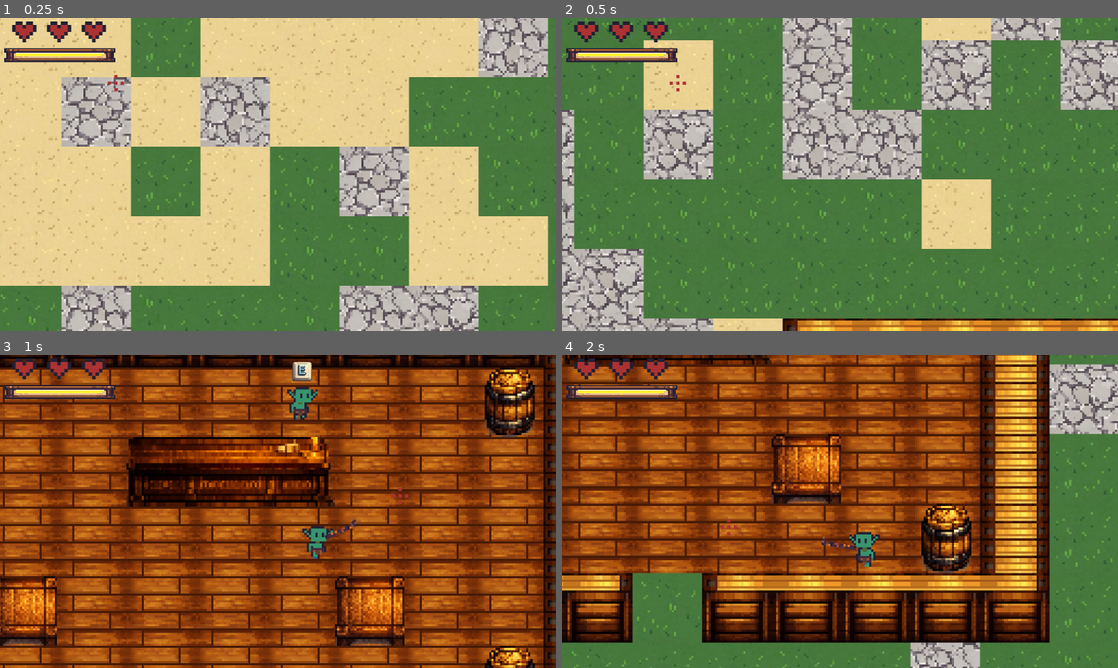
Above: before the commit, frames 1-4 (two rows, left to right).
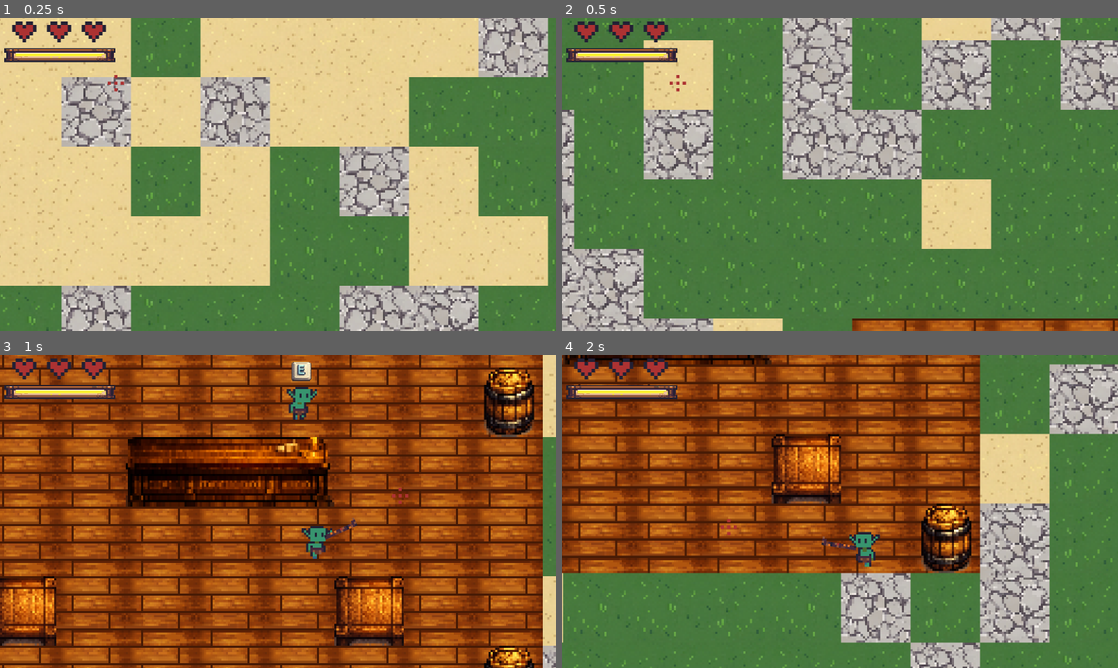
Above: after the commit, the same moments.

Repository: futurediffusion/nuclear-sand-box
Game: Godot game, scene res://scenes/main.tscn
Two runs of this game, one before a commit and one after it. Both use one fixed random seed, a clock stepped at 60 frames per second and the inputs below. This scene is started directly instead of the project's main scene. Sound files missing from this copy of the repository are replaced by a short silence.
Inputs (mouse positions are in pixels of both pictures, inside the frame that each line leads up to):
- Up to frame 1 (0.25 s): no input
- Up to frame 2 (0.5 s): no input
- Up to frame 3 (1 s): tap Enter at 0.5 s; move the mouse to (400, 495) at 0.52 s; hold Right (move_right) from 0.53 s (still down); click (400, 495) at 0.6 s
- Up to frame 4 (2 s): move the mouse to (728, 527) at 1.27 s; release Right (move_right) at 1.28 s; hold Down (move_down) from 1.28 s (still down); right-click (728, 527) at 1.35 s

Frame 1 is identical in both runs. In frame 2, 2.0% of the frame differs, in the area x 39-100%, y 96-100%; in frame 3, 12%; in frame 4, 26%, in the area x 0-88%, y 0-92%.
Error after the commit: Cannot call method 'set_cells_terrain_connect' on a null value. (res://scripts/world/TilePainter.gd:19)

Commit message:
Implement GPU wall occlusion strips with StructureWallsMap

Diff:
--- a/scripts/components/WallOcclusionComponent.gd
+++ b/scripts/components/WallOcclusionComponent.gd
@@ -23,6 +23,7 @@
 	pass
 
 func physics_tick(delta: float) -> void:
+	return  # DESHABILITADO — reemplazado por OcclusionStripBuilder + shader GPU
 	if player == null:
 		push_warning("[WallOcclusion] Player missing in physics_tick")
 		return
--- a/scripts/gameplay/player.gd
+++ b/scripts/gameplay/player.gd
@@ -156,12 +156,12 @@
 		block_component.setup(self)
 	else:
 		push_warning("[Player] Missing BlockComponent")
-	if wall_occlusion_component != null:
-		wall_occlusion_component.setup(self)
-		if Debug.safe_mode and Debug.disable_wall_occlusion:
-			wall_occlusion_component.set_enabled(false)
-	else:
-		push_warning("[Player] Missing WallOcclusionComponent")
+	# if wall_occlusion_component != null:
+	# 	wall_occlusion_component.setup(self)
+	# 	if Debug.safe_mode and Debug.disable_wall_occlusion:
+	# 		wall_occlusion_component.set_enabled(false)
+	# else:
+	# 	push_warning("[Player] Missing WallOcclusionComponent")
 	if vfx_component != null:
 		if Debug.safe_mode and Debug.disable_vfx_pooling:
 			vfx_component.use_pooling = false
@@ -310,10 +310,7 @@
 	move_and_slide()
 
 func _update_wall(delta: float) -> void:
-	if use_wall_component and wall_occlusion_component != null:
-		wall_occlusion_component.physics_tick(delta)
-	else:
-		_legacy_wall_toggle_update()
+	pass  # Oclusión manejada por OcclusionStripBuilder en world.gd
 
 func _legacy_movement_physics(delta: float) -> void:
 	var input_dir := Input.get_vector("move_left", "move_right", "move_up", "move_down")
--- /dev/null
+++ b/scripts/world/OcclusionStripBuilder.gd
@@ -0,0 +1,85 @@
+extends RefCounted
+class_name OcclusionStripBuilder
+
+const STRIP_HEIGHT := 8.0
+
+func build_strips(
+    tilemap: TileMap,
+    chunk_pos: Vector2i,
+    chunk_size: int,
+    walls_layer: int,
+    walls_source_id: int
+) -> Node2D:
+    if tilemap == null:
+        return null
+
+    var tile_size := Vector2(32, 32)
+    if tilemap.tile_set:
+        tile_size = Vector2(tilemap.tile_set.tile_size)
+
+    var start_x := chunk_pos.x * chunk_size
+    var start_y := chunk_pos.y * chunk_size
+    var end_x   := start_x + chunk_size - 1
+    var end_y   := start_y + chunk_size - 1
+    var margin  := 1
+
+    var wall_lookup: Dictionary = {}
+    for y in range(start_y - margin, end_y + margin + 1):
+        for x in range(start_x - margin, end_x + margin + 1):
+            var cell := Vector2i(x, y)
+            if tilemap.get_cell_source_id(walls_layer, cell) == walls_source_id:
+                wall_lookup[cell] = true
+
+    var container := Node2D.new()
+    container.name = "OcclusionStrips_%d_%d" % [chunk_pos.x, chunk_pos.y]
+
+    for y in range(start_y, end_y + 1):
+        var run_start_x := start_x
+        var in_run := false
+
+        for x in range(start_x, end_x + 2):
+            var cell := Vector2i(x, y)
+            var north_exposed := (
+                wall_lookup.has(cell) and
+                not wall_lookup.has(cell + Vector2i(0, -1))
+            )
+
+            if north_exposed:
+                if not in_run:
+                    run_start_x = x
+                    in_run = true
+                continue
+
+            if not in_run:
+                continue
+
+            var run_end_x := x - 1
+            var len_tiles := run_end_x - run_start_x + 1
+            in_run = false
+            if len_tiles <= 0:
+                continue
+
+            var area := Area2D.new()
+            area.name = "NorthStrip_%d_%d_%d" % [run_start_x, y, run_end_x]
+            area.collision_layer = 0
+            area.collision_mask  = 1   # detecta player (layer 1)
+
+            var shape := CollisionShape2D.new()
+            var rect  := RectangleShape2D.new()
+            rect.size = Vector2(float(len_tiles) * tile_size.x, STRIP_HEIGHT)
+            shape.shape = rect
+
+            var lc := tilemap.map_to_local(Vector2i(run_start_x, y))
+            var rc := tilemap.map_to_local(Vector2i(run_end_x, y))
+            area.position = Vector2(
+                (lc.x + rc.x) * 0.5,
+                lc.y - tile_size.y * 0.5 + STRIP_HEIGHT * 0.5
+            )
+            area.add_child(shape)
+            container.add_child(area)
+
+    if container.get_child_count() == 0:
+        container.queue_free()
+        return null
+
+    return container
--- a/scripts/world/world.gd
+++ b/scripts/world/world.gd
@@ -1,6 +1,7 @@
 extends Node2D
 
 @onready var tilemap: TileMap = $WorldTileMap
+@onready var structure_walls_map: TileMap = $StructureWallsMap
 @onready var prop_spawner := PropSpawner.new()
 @onready var chunk_generator := ChunkGenerator.new()
 @onready var _collision_builder := CollisionBuilder.new()
@@ -93,6 +94,10 @@
 	detail_noise.noise_type = FastNoiseLite.TYPE_SIMPLEX_SMOOTH
 
 	player = get_node_or_null("../Player")
+	if structure_walls_map == null:
+		push_error("[World] StructureWallsMap no encontrado")
+	elif not structure_walls_map.material is ShaderMaterial:
+		push_warning("[World] StructureWallsMap sin ShaderMaterial")
 
 	tavern_chunk = _tile_to_chunk(Vector2i(width / 2, height / 2))
 	spawn_tile = get_tavern_center_tile(tavern_chunk)
@@ -116,6 +121,11 @@
 	if pchunk != current_player_chunk:
 		current_player_chunk = pchunk
 		update_chunks(pchunk)
+
+	if _strips_inside > 0 and player != null:
+		var mat := structure_walls_map.material as ShaderMaterial
+		if mat:
+			mat.set_shader_parameter("player_pos", player.global_position)
 
 # ─── Chunk logic ────────────────────────────────────────────────
 
@@ -185,6 +195,7 @@
 
 func unload_chunk(chunk_pos: Vector2i) -> void:
 	_tile_painter.erase_chunk_region(tilemap, chunk_pos, chunk_size, [LAYER_GROUND, LAYER_FLOOR, LAYER_WALLS])
+	_tile_painter.erase_chunk_region(structure_walls_map, chunk_pos, chunk_size, [0])
 
 # ─── Tile picking ────────────────────────────────────────────────
 
@@ -227,6 +238,9 @@
 var chunk_saveables: Dictionary = {}
 var chunk_occupied_tiles: Dictionary = {}
 var chunk_wall_body: Dictionary = {} # Vector2i -> StaticBody2D
+var _occlusion_builder := OcclusionStripBuilder.new()
+var chunk_occlusion: Dictionary = {}
+var _strips_inside: int = 0
 
 const DEBUG_SPAWN: bool = true
 const DEBUG_SAVE: bool = true
@@ -337,7 +351,7 @@
 
 	if wall_terrain_cells.size() > 0:
 		Debug.log("chunk", "WALL_TERRAIN_PAINT chunk=(%d,%d) cells=%d" % [chunk_pos.x, chunk_pos.y, wall_terrain_cells.size()])
-		_tile_painter.apply_walls_terrain_connect(tilemap, LAYER_WALLS, WALL_TERRAIN_SET, WALL_TERRAIN, wall_terrain_cells)
+		_tile_painter.apply_walls_terrain_connect(structure_walls_map, 0, WALL_TERRAIN_SET, WALL_TERRAIN, wall_terrain_cells)
 
 	if chunk_wall_body.has(chunk_pos):
 		var old_body: StaticBody2D = chunk_wall_body[chunk_pos]
@@ -345,10 +359,15 @@
 			old_body.queue_free()
 		chunk_wall_body.erase(chunk_pos)
 
-	var body: StaticBody2D = _collision_builder.build_chunk_walls(tilemap, chunk_pos, chunk_size, LAYER_WALLS, SRC_WALLS)
+	var body: StaticBody2D = _collision_builder.build_chunk_walls(structure_walls_map, chunk_pos, chunk_size, 0, SRC_WALLS)
 	if body != null:
 		tilemap.add_child(body)
 		chunk_wall_body[chunk_pos] = body
+	var strips := _occlusion_builder.build_strips(structure_walls_map, chunk_pos, chunk_size, 0, SRC_WALLS)
+	if strips != null:
+		structure_walls_map.add_child(strips)
+		chunk_occlusion[chunk_pos] = strips
+		_connect_occlusion_strips(strips)
 
 	# 3) CAMPS
 	for c in chunk_save[chunk_pos]["camps"]:
@@ -454,6 +473,12 @@
 			body.queue_free()
 		chunk_wall_body.erase(chunk_pos)
 
+	if chunk_occlusion.has(chunk_pos):
+		var s: Node = chunk_occlusion[chunk_pos]
+		if is_instance_valid(s):
+			s.queue_free()
+		chunk_occlusion.erase(chunk_pos)
+
 	if not chunk_entities.has(chunk_pos):
 		return
 
@@ -512,3 +537,28 @@
 	var x0: int = chunk_pos.x * chunk_size + 4
 	var y0: int = chunk_pos.y * chunk_size + 3
 	return Vector2i(x0 + (w / 2), y0 + (h / 2))
+
+func _connect_occlusion_strips(container: Node2D) -> void:
+	for child in container.get_children():
+		if child is Area2D:
+			child.body_entered.connect(_on_strip_entered)
+			child.body_exited.connect(_on_strip_exited)
+
+func _on_strip_entered(body: Node) -> void:
+	if not body.is_in_group("player"):
+		return
+	_strips_inside += 1
+	if _strips_inside == 1:
+		var mat := structure_walls_map.material as ShaderMaterial
+		if mat:
+			mat.set_shader_parameter("player_pos", body.global_position)
+			mat.set_shader_parameter("is_behind", true)
+
+func _on_strip_exited(body: Node) -> void:
+	if not body.is_in_group("player"):
+		return
+	_strips_inside = max(_strips_inside - 1, 0)
+	if _strips_inside == 0:
+		var mat := structure_walls_map.material as ShaderMaterial
+		if mat:
+			mat.set_shader_parameter("is_behind", false)
--- /dev/null
+++ b/shaders/wall_occlusion.gdshader
@@ -0,0 +1,17 @@
+shader_type canvas_item;
+
+uniform vec2 player_pos = vec2(0.0);
+uniform float fade_radius = 96.0;
+uniform float alpha_hidden = 0.35;
+uniform bool is_behind = false;
+
+void fragment() {
+    vec4 tex = texture(TEXTURE, UV);
+    if (is_behind) {
+        vec2 world_px = (MODEL_MATRIX * vec4(VERTEX, 0.0, 1.0)).xy;
+        float dist = distance(world_px, player_pos);
+        float t = smoothstep(fade_radius * 0.5, fade_radius, dist);
+        tex.a *= mix(alpha_hidden, 1.0, t);
+    }
+    COLOR = tex;
+}
